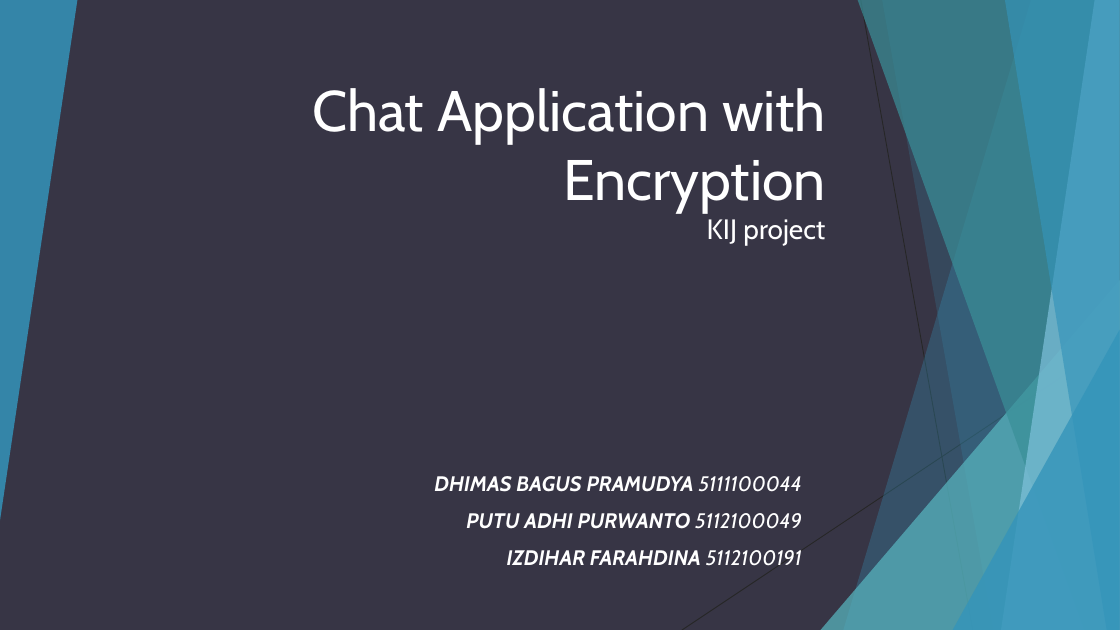
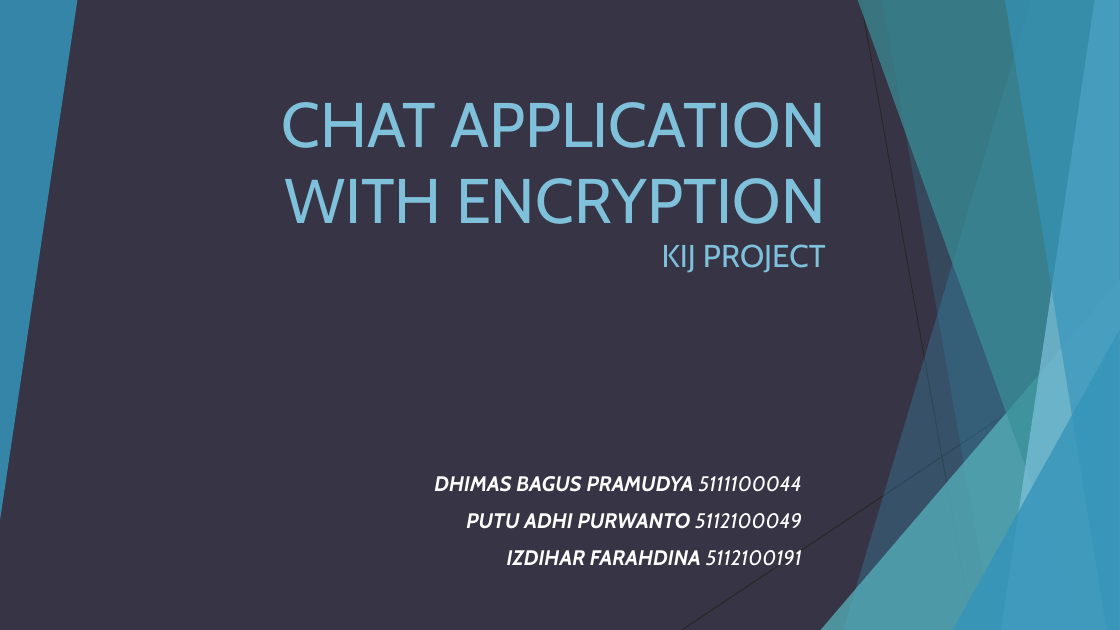
Before and after one commit to adhipoer/Chat, a slide deck: slide 1 of Chat Application with Encryption.ppt. Drawn at 1120x630 pixels with LibreOffice and Linux fonts; fonts in the diff are those of the drawing. Boxes give left, top, right and bottom in pixels: in the first picture for what was removed or moved away, otherwise in the second. Text is boxed around its words. In the diff, an @@ line names an element or a change of style, - is before the commit and + after.

```diff
--- a/Chat Application with Encryption.ppt
+++ b/Chat Application with Encryption.ppt
@@ title at (282, 102, 826, 273): text changed; size 49 to 54 pt; text colour #FFFFFF to #7FC1DB @@
-Chat Application with Encryption
-KIJ project
+CHAT APPLICATION WITH ENCRYPTION
+KIJ PROJECT
```
Also in this commit, not shown: 5 other slides changed, 2 slides added, 2 slides removed.
